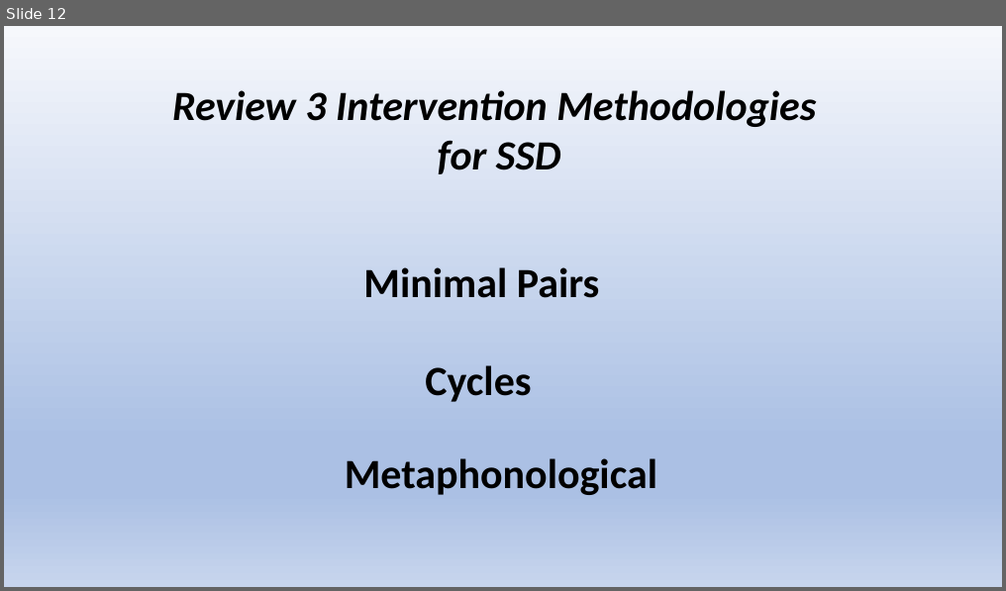
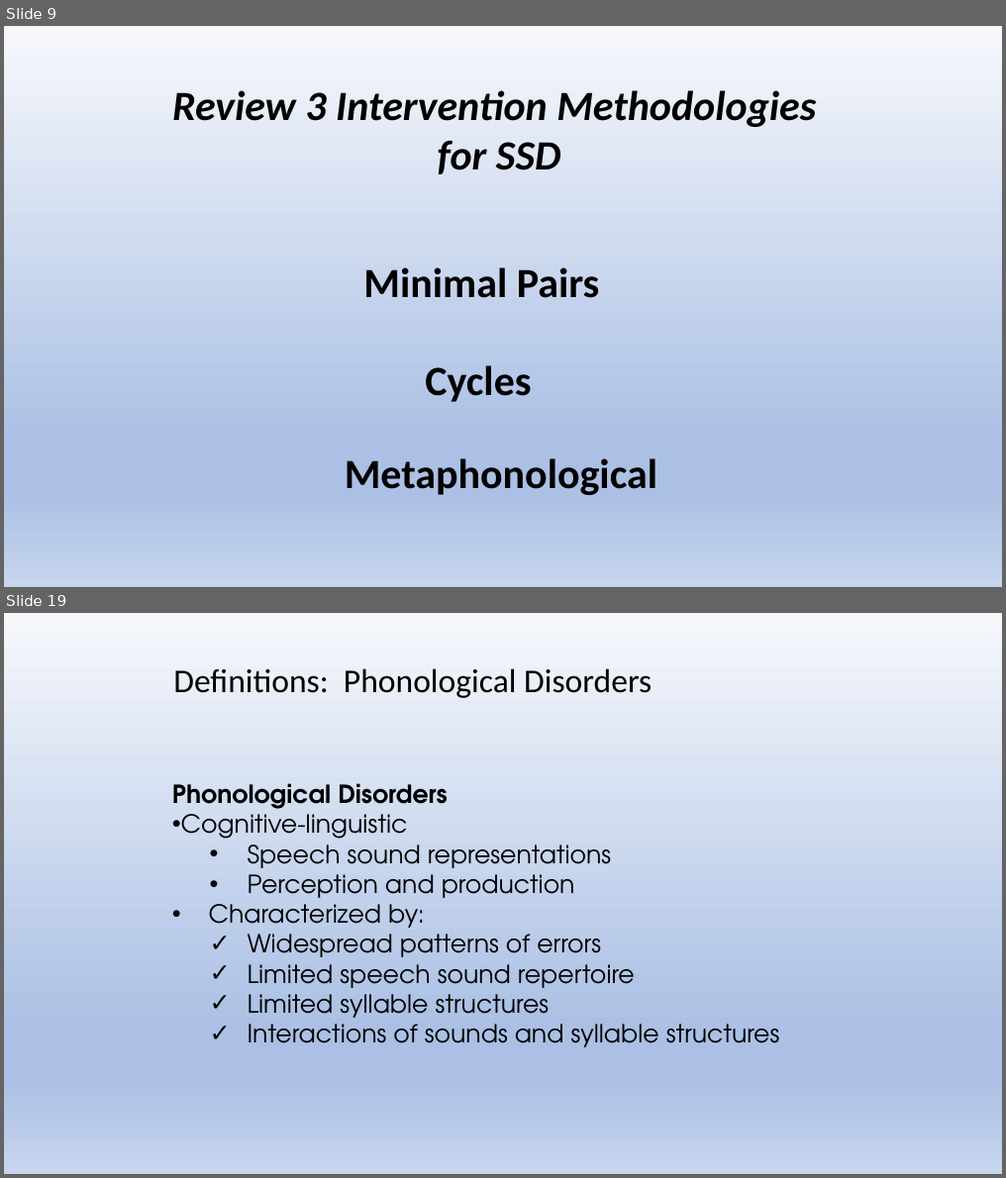
Before and after one commit to Jim-Wright90/cds431_sp22, a slide deck: slides/cds431_week2_1.pptx. Shown one above the other, each under a label of ours: slide 12 before the commit, slides 9 and 19 after it; the slides between them are not shown. The pictures are 1006x591 and 1006x1178 pixels, drawn with LibreOffice and Linux fonts; fonts in the diff are those of the drawing. Boxes give left, top, right and bottom in pixels: in the first picture for what was removed or moved away, otherwise in the second. Text is boxed around its words. In the diff, an @@ line names an element or a change of style, - is before the commit and + after.

```diff
--- a/slides/cds431_week2_1.pptx
+++ b/slides/cds431_week2_1.pptx
@@ slide 19 added at box(4, 613, 1002, 1174), background gradient #F6F8FC to #ABC0E4 to #C7D5ED @@
@@ title added at box(173, 668, 651, 698), 32 pt, text #000000 @@
+Definitions: Phonological Disorders
@@ text added at box(172, 783, 780, 1048), 24 pt, text #000000 @@
+Phonological Disorders
+• Cognitive-linguistic
+  • Speech sound representations
+  • Perception and production
+• Characterized by:
+  ✓ Widespread patterns of errors
+  ✓ Limited speech sound repertoire
+  ✓ Limited syllable structures
+  ✓ Interactions of sounds and syllable structures
@@ what was slide 12 is now slide 9 @@
```
Also in this commit, not shown: 25 other slides added, 3 slides removed, 3 other files.
